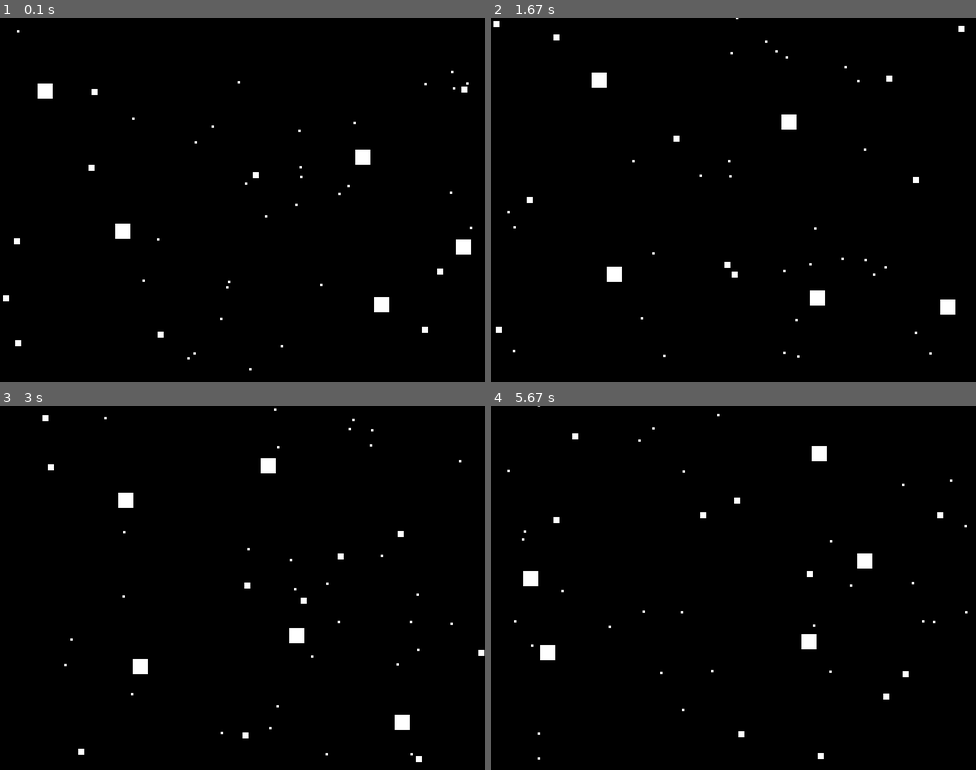
Above: before the commit, frames 1-4 (two rows, left to right).
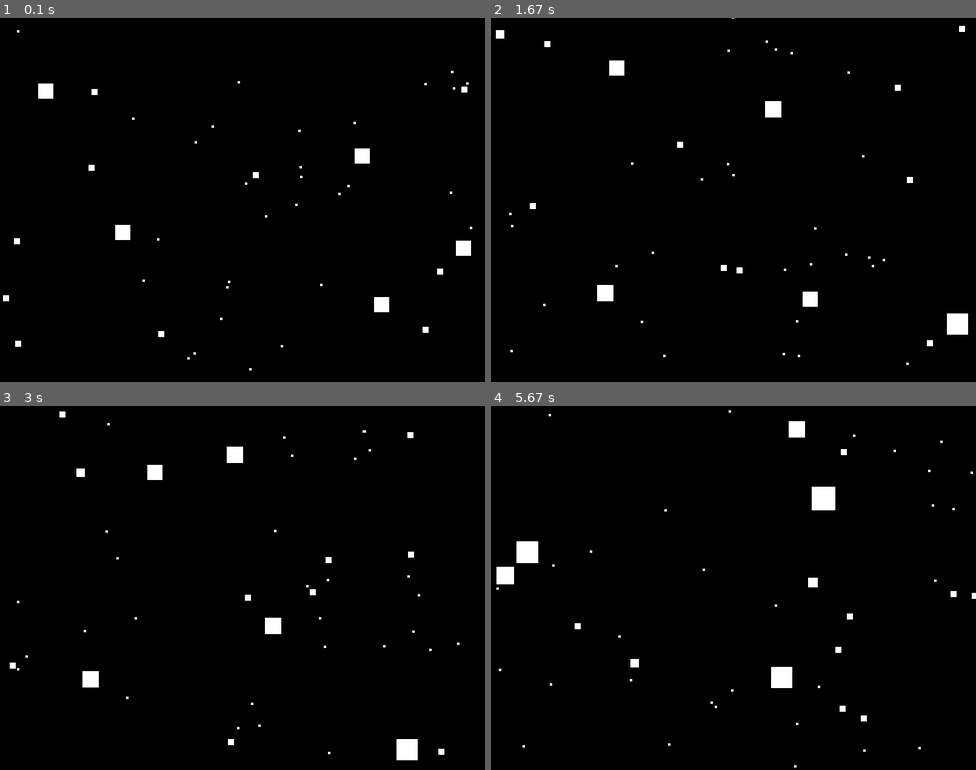
Above: after the commit, the same moments.

Repository: victor-oganwo/lab8-pygame
Game: pygame game, started from main.py
The game is run twice, just before and just after one commit, with the same random seed, the same clock (stepped at 60 frames per second) and the same inputs.
Inputs:
- Up to frame 1 (0.1 s): no input
- Up to frame 2 (1.67 s): no input
- Up to frame 3 (3 s): no input
- Up to frame 4 (5.67 s): no input

The runs differ from the first frame. In frame 1, 0.1% of the frame differs, in the area x 3-98%, y 18-91%; in frame 2, 1.9%; in frame 3, 2.1%; in frame 4, 2.5%, in the area x 1-100%, y 0-100%.

Commit message:
exam: q6 - eating++

Diff:
--- a/main.py
+++ b/main.py
@@ -34,6 +34,7 @@
 
 MIN_SQUARE_SIZE: int = 4
 MAX_SQUARE_SIZE: int = 40
+MAX_GROWN_SIZE: int = 80
 GLOBAL_MAX_SPEED: float = 120.0
 
 MIN_LIFESPAN: float = 30.0
@@ -63,7 +64,7 @@
     return rect_a.colliderect(rect_b)
 
 
-def find_eaten_square_ids(squares: List[Square]) -> set[int]:
+def handle_eating(squares: List[Square]) -> set[int]:
     eaten_ids: set[int] = set()
 
     for index, square in enumerate(squares):
@@ -75,17 +76,22 @@
 
             # The smaller square loses the collision and gets respawned.
             smaller = square if square.size < other.size else other
+            bigger = other if smaller is square else square
             eaten_ids.add(id(smaller))
 
+            # I made growth half the prey size so it is visible but not too fast.
+            bigger.size = min(MAX_GROWN_SIZE, bigger.size + max(1, smaller.size // 2))
+            bigger.max_speed = compute_max_speed(bigger.size)
+
     return eaten_ids
 
 
 def compute_max_speed(size: int) -> float:
-    size_range = MAX_SQUARE_SIZE - MIN_SQUARE_SIZE
+    size_range = MAX_GROWN_SIZE - MIN_SQUARE_SIZE
     if size_range == 0:
         return GLOBAL_MAX_SPEED
 
-    normalized = (size - MIN_SQUARE_SIZE) / size_range
+    normalized = min(1.0, (size - MIN_SQUARE_SIZE) / size_range)
     return GLOBAL_MAX_SPEED * (1.0 - 0.6 * normalized)
 
 
@@ -317,7 +323,7 @@
 
         updated_squares.append(square)
 
-    eaten_ids = find_eaten_square_ids(updated_squares)
+    eaten_ids = handle_eating(updated_squares)
     if not eaten_ids:
         return updated_squares
 
Not shown, changed: MY_EXAM.md
